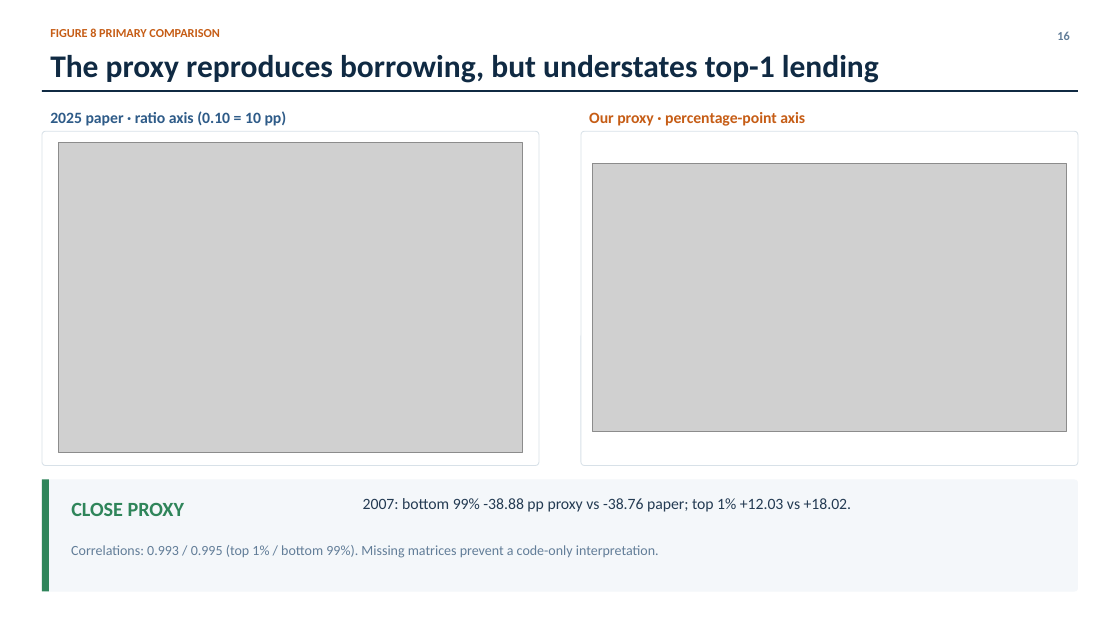
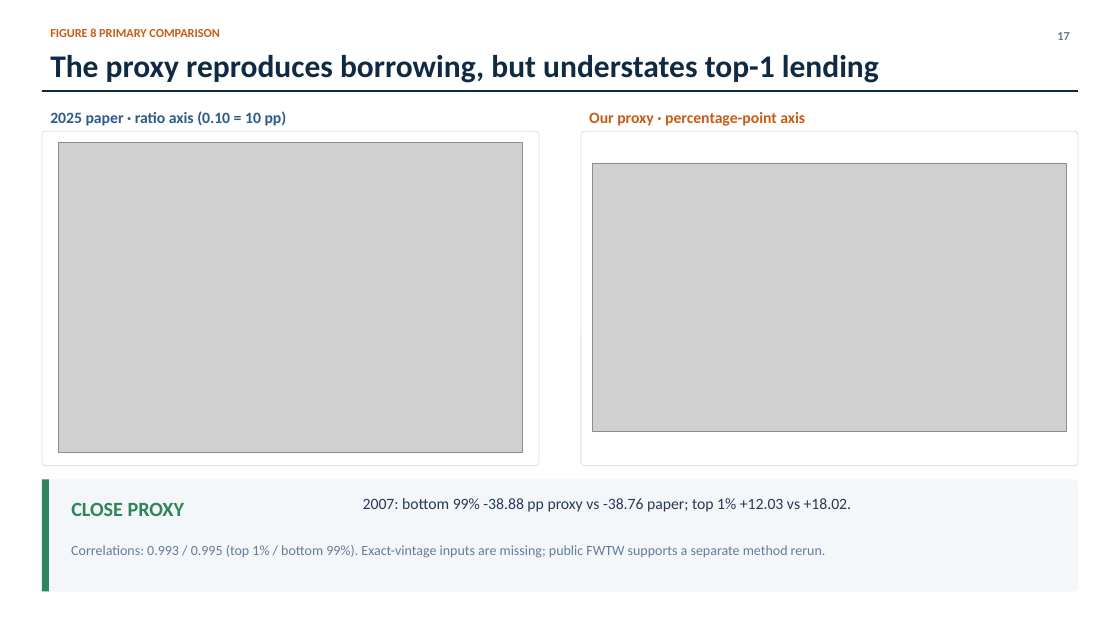
Before and after one commit to lorenz-gorini/mian-sufi-straub2025-saving-glut-replication, a slide deck: slide 17 of Presentation/4_figure_comparison/presentation.pptx (slide 16 before the commit). Drawn at 1120x630 pixels with LibreOffice and Linux fonts; fonts in the diff are those of the drawing; grey boxes stand for pictures. Boxes give left, top, right and bottom in pixels: in the first picture for what was removed or moved away, otherwise in the second. Text is boxed around its words. In the diff, an @@ line names an element or a change of style, - is before the commit and + after.

Commit message:
Correct FWTW methodol. + Fig 8 reconstr. boundary

```diff
--- a/Presentation/4_figure_comparison/presentation.pptx
+++ b/Presentation/4_figure_comparison/presentation.pptx
@@ text at <box>1057,32,1069,40</box>: text changed @@
-16
+17
@@ text at <box>71,545,826,558</box>: text changed @@
-Correlations: 0.993 / 0.995 (top 1% / bottom 99%). Missing matrices prevent a code-only interpretation.
+Correlations: 0.993 / 0.995 (top 1% / bottom 99%). Exact-vintage inputs are missing; public FWTW supports a separate method rerun.
```
Also in this commit, not shown: 16 other slides changed, 1 slide added, 16 other files.
